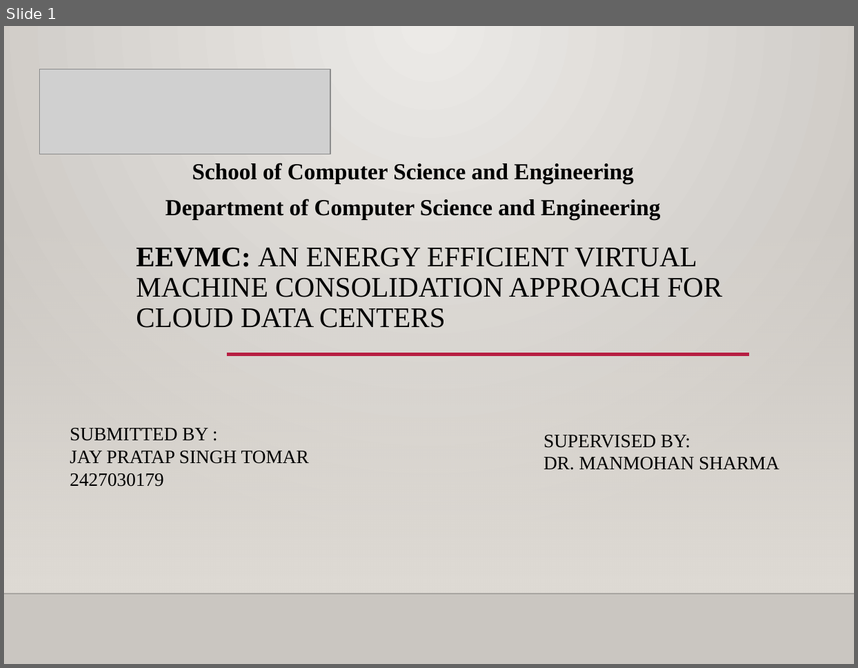
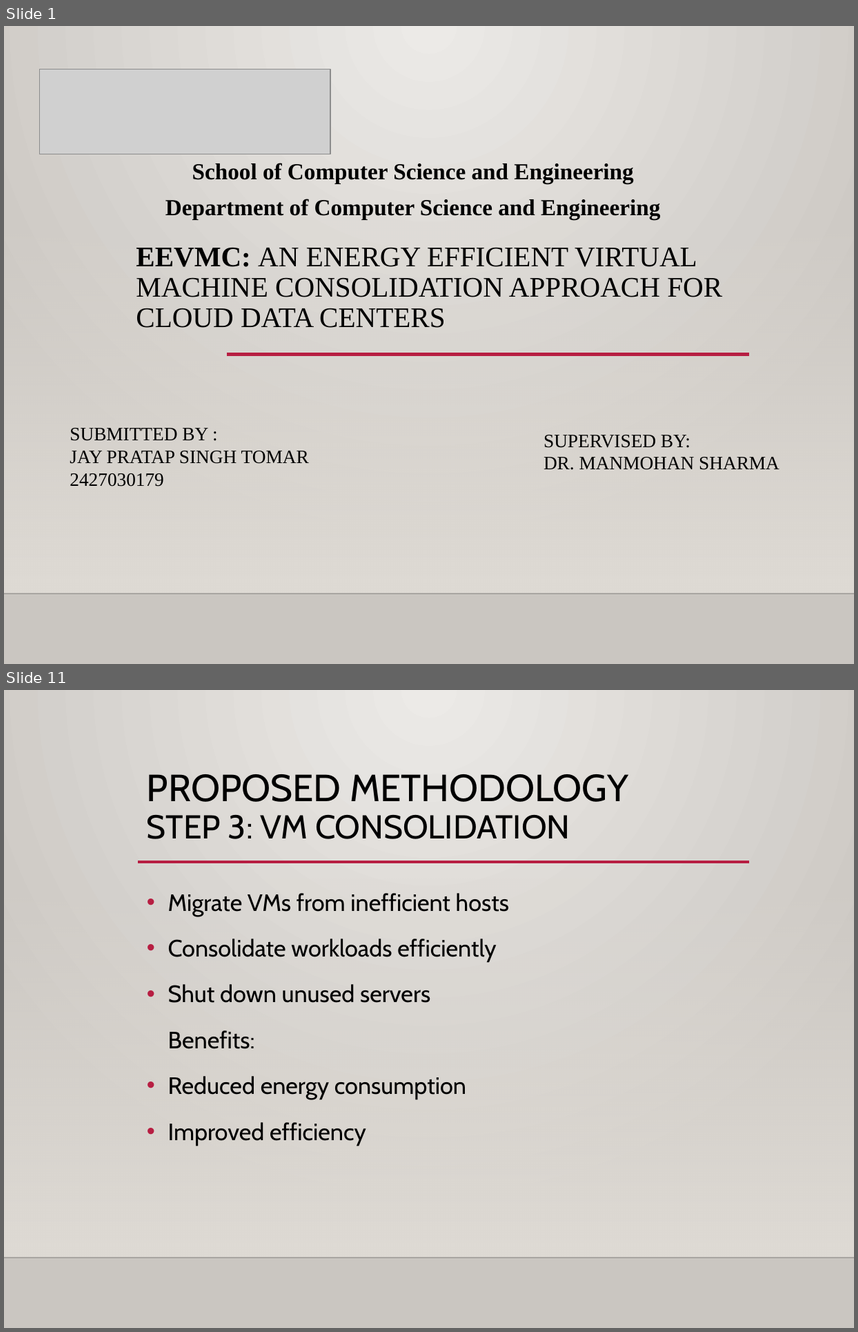
Before and after one commit to jaytomar19/Pbl_Jay-Pratap-Singh-Tomar, a slide deck: PBL PPT.pptx. Shown one above the other, each under a label of ours: slide 1 before the commit, slides 1 and 11 after it; the slides between them are not shown. The pictures are 858x668 and 858x1332 pixels, drawn with LibreOffice and Linux fonts; fonts in the diff are those of the drawing; grey boxes stand for pictures; background and template pictures are left out. Boxes give left, top, right and bottom in pixels: in the first picture for what was removed or moved away, otherwise in the second. Text is boxed around its words. In the diff, an @@ line names an element or a change of style, - is before the commit and + after.

```diff
--- a/PBL PPT.pptx
+++ b/PBL PPT.pptx
@@ slide 11 added at [4,690,854,1328], background gradient #ECEAE7 to #CAC7C1; not listed: 2 template elements that a slide beside it also shows @@
@@ title added at [147,774,629,839], 28 pt, text #000000 @@
+PROPOSED METHODOLOGY
+STEP 3: VM CONSOLIDATION
@@ line added from (139, 862) to (749, 862), #B71E42 2.5 pt @@
@@ text added at [168,893,509,1145], 20 pt, text #000000 @@
+• Migrate VMs from inefficient hosts
+• Consolidate workloads efficiently
+• Shut down unused servers
+Benefits:
+• Reduced energy consumption
+• Improved efficiency
```
Also in this commit, not shown: 8 slides changed, 6 other slides added, 2 slides removed.
